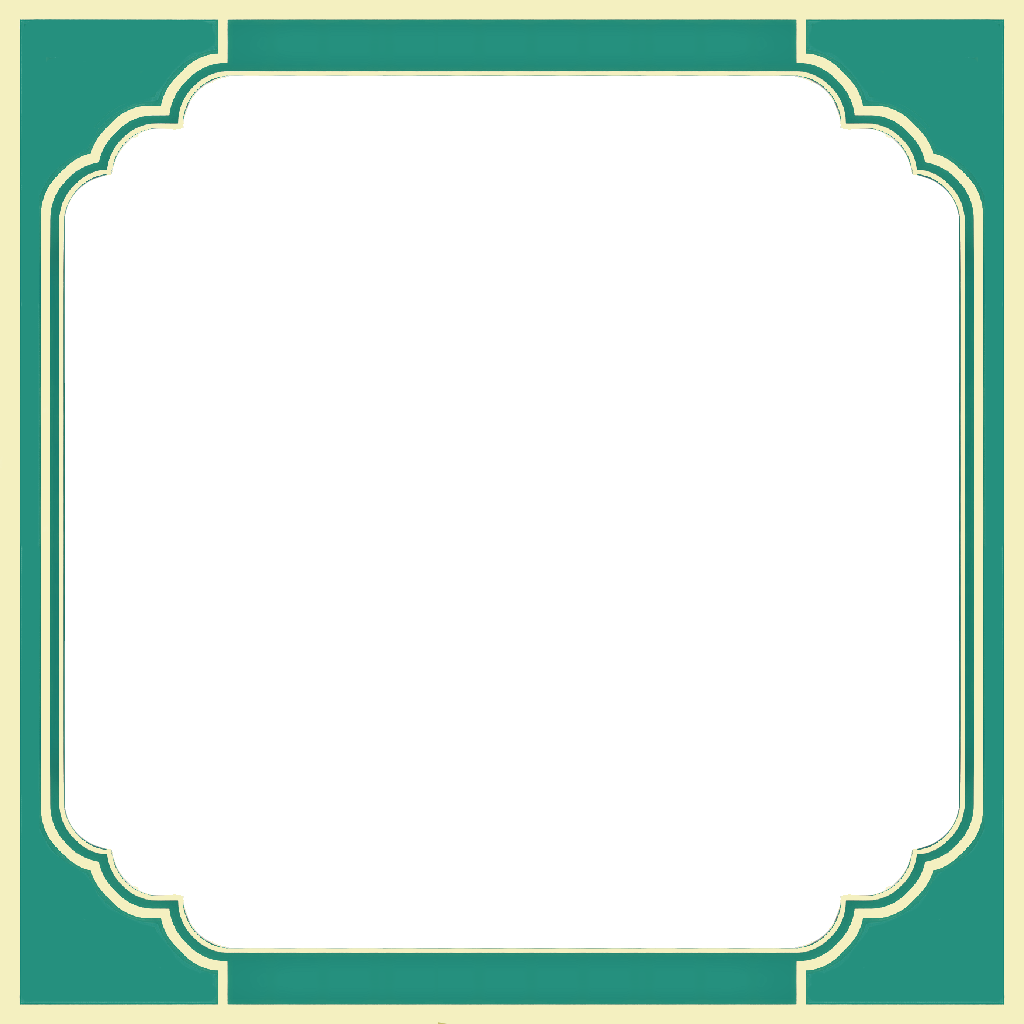
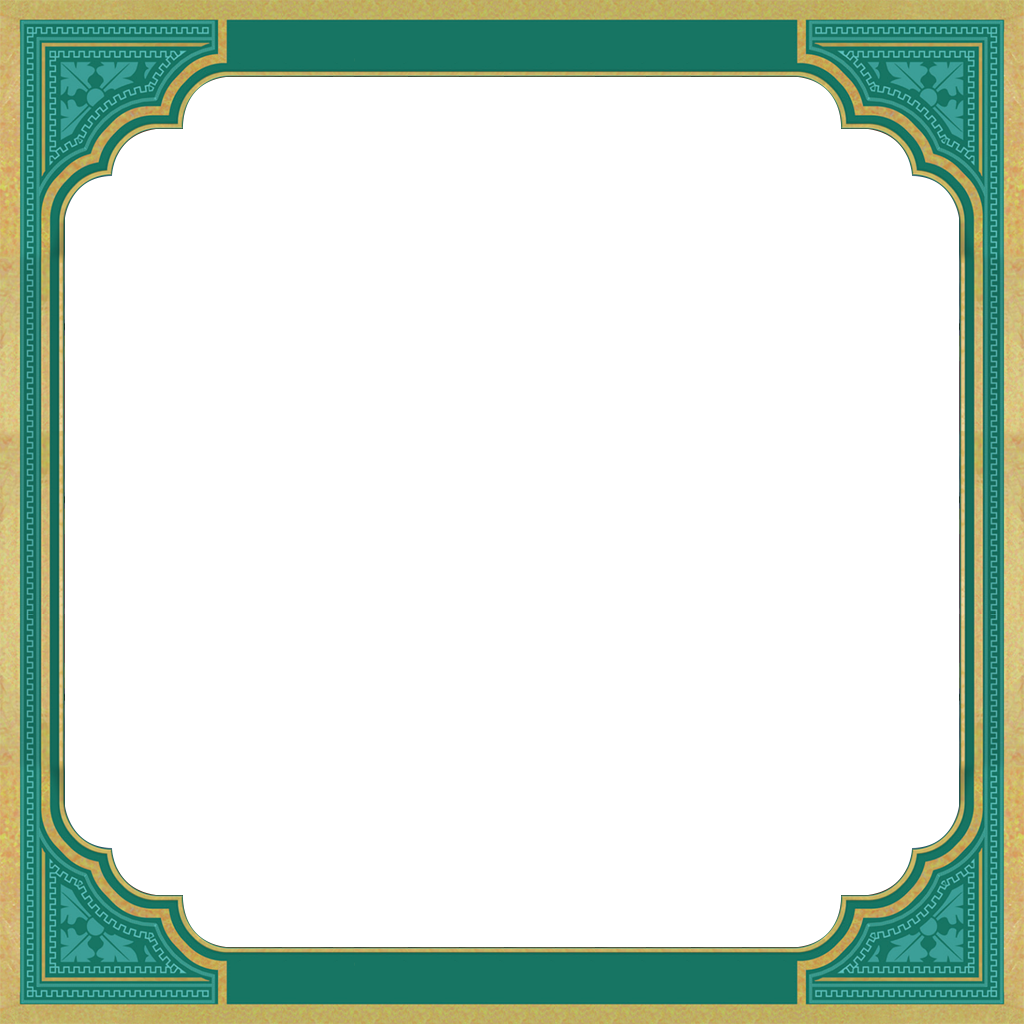
Layer changes from the first w=1024, h=1024 image to the second:
added layer "Capa 1 copia" above "Layer 1" over [0, 0, 1024, 1024]
hid "Layer 1" over [0, 0, 1024, 1024]
